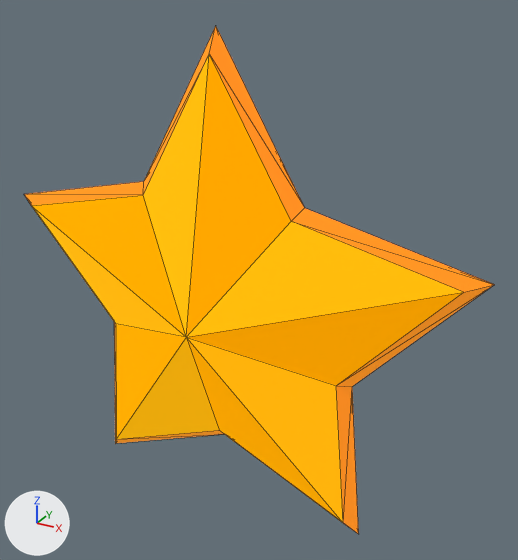
The glTF model models/Star.glb as it was, and as the next commit left it.
Camera for both pictures: a 50 mm camera at (1.144, -1.827, 1.053) aimed at (0.103, 0.067, 0.106). Every picture has the same lights, and +X, +Y and +Z are marked at lower left. Mesh edges are drawn as thin lines. Vertices at the same position are counted once.

The scene before the commit, as lines of its bpy script (objects in view):
```python
mat_atlasmaterialemitter = bpy.data.materials.new('AtlasMaterialEmitter')
mat_atlasmaterialemitter.use_nodes = True; mat_atlasmaterialemitter.node_tree.nodes.clear()
_N = mat_atlasmaterialemitter.node_tree.nodes; _L = mat_atlasmaterialemitter.node_tree.links
n0 = _N.new('ShaderNodeBsdfPrincipled'); n0.name = 'Principled BSDF'
n0.inputs[1].default_value = 1.0  # 'Metallic'
n0.inputs[2].default_value = 1.0  # 'Roughness'
n0.inputs[28].default_value = 0.47  # 'Emission Strength'
n1 = _N.new('ShaderNodeOutputMaterial'); n1.name = 'Material Output'
n2 = _N.new('ShaderNodeTexImage'); n2.name = 'Image Texture'
n2.image = img_fanstasypack_tx
n3 = _N.new('ShaderNodeTexImage'); n3.name = 'Image Texture.001'
n3.image = img_fanstasypack_tx
_L.new(n0.outputs[0], n1.inputs[0])  # 'BSDF' to 'Surface'
_L.new(n2.outputs[0], n0.inputs[27])  # 'Color' to 'Emission Color'
_L.new(n3.outputs[0], n0.inputs[0])  # 'Color' to 'Base Color'
me_circle = bpy.data.meshes.new('Circle')
me_circle.from_pydata(...)  # 32 vertices, 60 faces; spans x -0.85..0.85, y -0.21..0.21, z -0.72..0.9
me_circle.materials.append(mat_atlasmaterialemitter)
ob_circle = bpy.data.objects.new('Circle', me_circle)
ob_circle.location = (0.0, 0.0, 0.0)
```
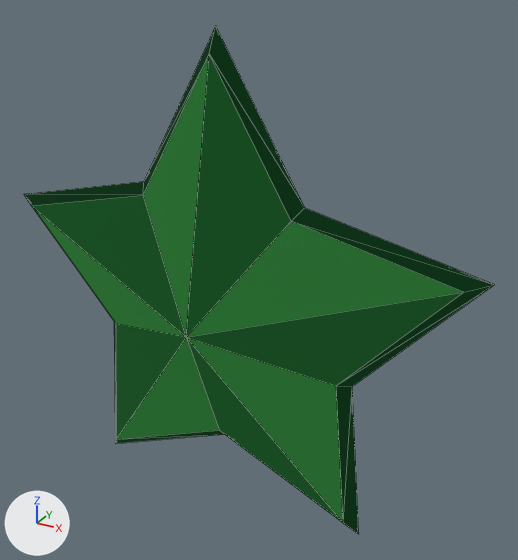
Commit message: green star

What changed in the scene script:
```text
Change mat_atlasmaterialemitter:
    where n0 = _N.new('ShaderNodeBsdfPrincipled'); n0.name = 'Principled BSDF'
    n0.inputs[28].default_value: 0.47 -> 1.0  # 'Emission Strength'
Change me_circle:
    where me_circle.from_pydata(...)  # 32 vertices, 60 faces; spans x -0.85..0.85, y -0.21..0.21, z -0.72..0.9
    used by ob_circle; location = (0.0, 0.0, 0.0)
    me_circle part 1: texture (UV) coordinates of 60 of 60 faces, centred in x -0.69..0.69, y -0.1..0.1, z -0.63..0.71, changed; they spanned u 0.37..0.56, v 0.29..0.85 and now span u 0.76..0.77, v 0.04..0.12
```

Boxes [x1, y1, x2, y2] around the edits, measured in the pictures (518 x 560 px):
'Circle', surface changed (orange to green): [24, 26, 495, 534] in both
